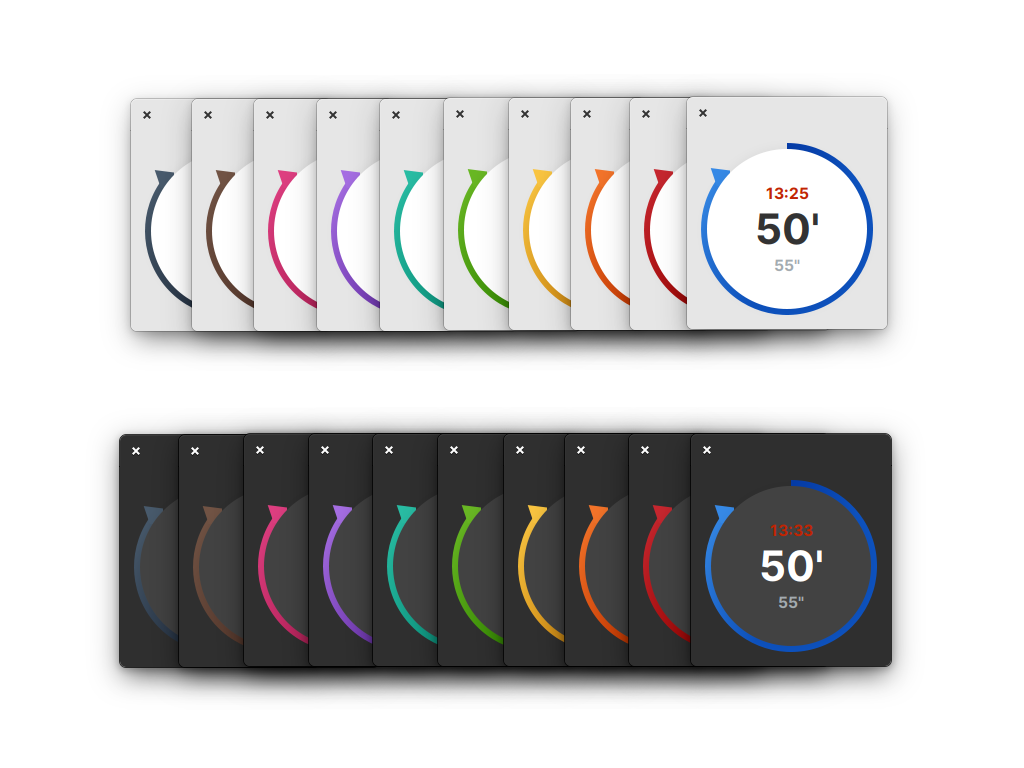
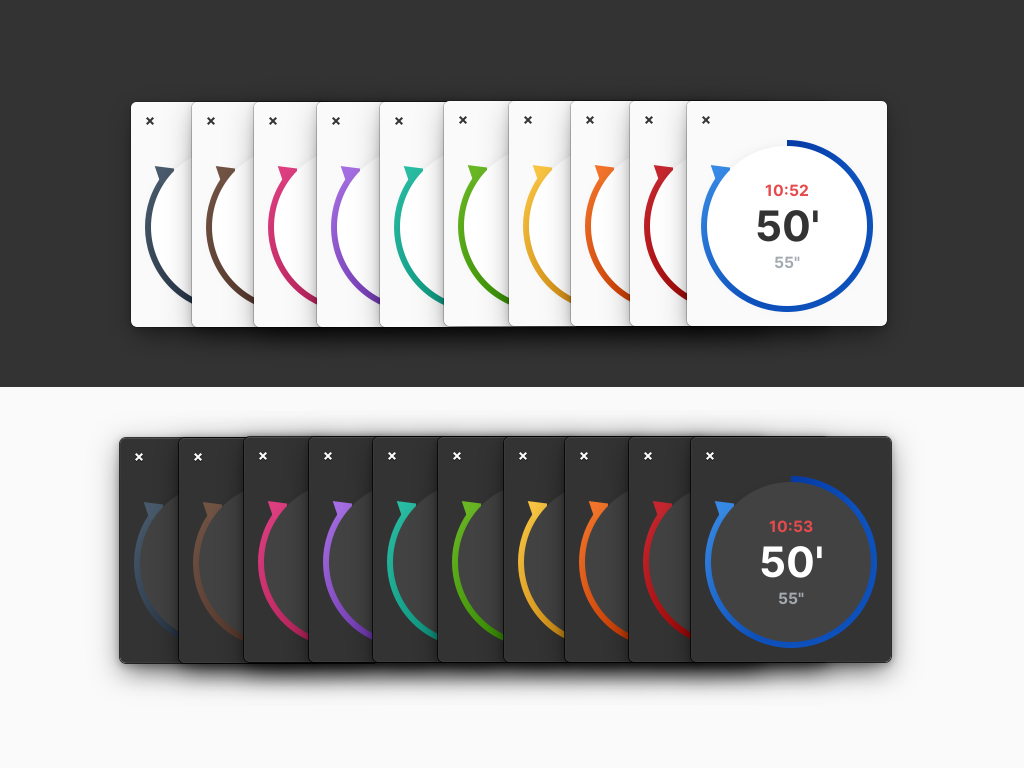
Revision of a layered w=1024, h=768 image; what changed, layer by layer:
painted on "Dark-Blueberry.png" over 656, 407, 926, 709
painted on "Dark-Strawberry.png" over 594, 407, 864, 709
painted on "Dark-Orange.png" over 530, 407, 800, 709
painted on "Dark-Banana.png" over 469, 407, 739, 709
painted on "Dark-Lime.png" over 403, 407, 673, 709
painted on "Dark-Mint.png" over 338, 407, 608, 709
painted on "Dark-Grape.png" over 274, 407, 544, 709
painted on "Dark-Bubblegum.png" over 209, 407, 479, 709
painted on "Dark-Cocoa.png" over 144, 408, 414, 710
painted on "Dark-Slate.png" over 85, 408, 355, 710
painted on "Default-Blueberry.png" over 655, 73, 919, 369
painted on "Default-Strawberry.png" over 598, 74, 862, 370
painted on "Default-Orange.png" over 539, 74, 803, 370
painted on "Default-Banana.png" over 477, 74, 741, 370
painted on "Default-Lime.png" over 412, 74, 676, 370
painted on "Default-Mint.png" over 348, 75, 612, 371
painted on "Default-Grape.png" over 285, 75, 549, 371
painted on "Default-Bubblegum.png" over 222, 75, 486, 371
painted on "Default-Cocoa.png" over 160, 75, 424, 371
painted on "Default-Slate.png" over 99, 75, 363, 371
added group "Background" with 2 layers over 0, 0, 1024, 768
added layer "Top" in group "Background" over 0, 0, 1024, 387
added layer "Bottom" in group "Background" over 0, 0, 1024, 768
